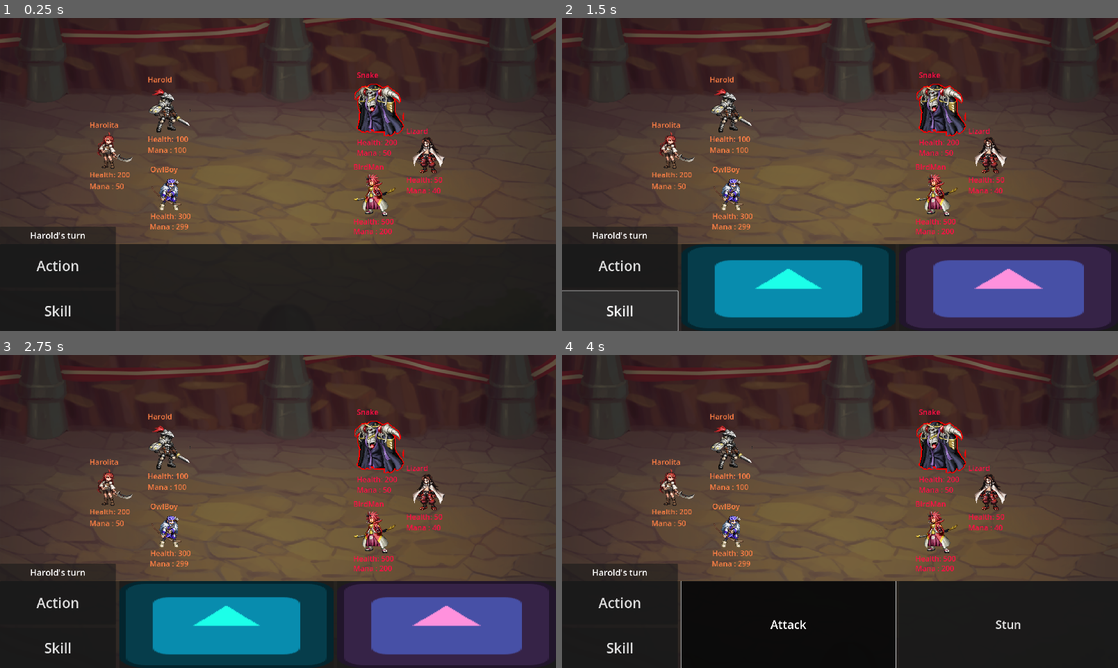
Above: before the commit, frames 1-4 (two rows, left to right).
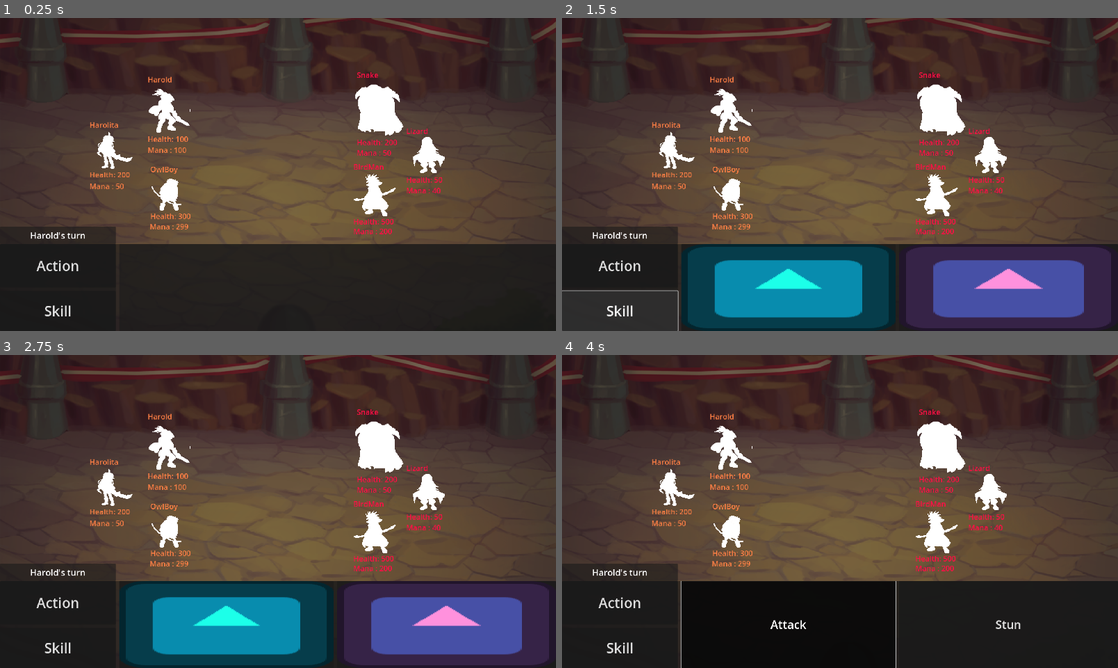
Above: after the commit, the same moments.

Repository: NxKuma/ISCS_RPG
Game: Godot game, scene res://Scene/main.tscn
The game is run twice, just before and just after one commit, with the same random seed, the same clock (stepped at 60 frames per second) and the same inputs. The engine's default icon, where the game draws it, is replaced by a stand-in: a white triangle on a blue panel in a dark square.
Inputs (mouse positions are in pixels of both pictures, inside the frame that each line leads up to):
- Up to frame 1 (0.25 s): no input
- Up to frame 2 (1.5 s): click "Action" at 0.5 s; click "Skill" at 1.25 s
- Up to frame 3 (2.75 s): click (227, 624) at 2.02 s
- Up to frame 4 (4 s): click "Action" at 2.75 s; click "Attack" at 3.5 s

The runs differ from the first frame. In frame 1, 2.8% of the frame differs, in the area x 17-80%, y 20-64%; in frame 2, 2.8%; in frame 3, 2.8%; in frame 4, 2.8%.

Commit message:
Initialize Shader Code

Diff:
--- a/iscs-rpg/Character.gd
+++ b/iscs-rpg/Character.gd
@@ -6,9 +6,41 @@
 @onready var health: Label = $Health
 @onready var mana: Label = $Mana
 
+var blink_shader:Shader = preload("res://Material/blink.gdshader")
+var dissolve_shader:Shader = preload("res://Material/disolver.tres")
+var outline_shader:Shader = preload("res://Material/outline.tres")
+var current_shader:Shader
+
+var material_checks: Array[bool] = [true, false, false]
+
+func align_material() -> void:
+	if material_checks[0]:
+		current_shader = blink_shader
+	elif material_checks[1]:
+		current_shader = dissolve_shader
+	elif material_checks[2]:
+		current_shader = outline_shader
+
+func reset_material(animation_number: int) -> void:
+	for check in material_checks:
+		check = false
+	material_checks[animation_number] = true
+	align_material()
+
+
 func _ready() -> void:
 	player_name.text = stats.entity_name
+	#if material.resource_name == "Blink":
 
 func _process(delta: float) -> void:
 	health.text = "Health: " + str(stats.health)
 	mana.text = "Mana : " + str(stats.mana)
+
+
+func _on_area_2d_mouse_entered() -> void:
+	reset_material(3)
+
+
+
+func _on_area_2d_mouse_exited() -> void:
+	pass # Replace with function body.
--- a/iscs-rpg/Material/disolver.tres
+++ b/iscs-rpg/Material/disolver.tres
@@ -43,6 +43,8 @@
 input_name = "texture"
 
 [resource]
+resource_local_to_scene = true
+resource_name = "Dissolve"
 code = "shader_type canvas_item;
 render_mode blend_mix;
 
@@ -140,7 +142,6 @@
 
 }
 "
-graph_offset = Vector2(-262.3, 42.8238)
 mode = 1
 flags/light_only = false
 nodes/fragment/0/position = Vector2(1660, 340)
--- a/iscs-rpg/Material/outline.tres
+++ b/iscs-rpg/Material/outline.tres
@@ -118,6 +118,8 @@
 operator = 2
 
 [resource]
+resource_local_to_scene = true
+resource_name = "Outline"
 code = "shader_type canvas_item;
 render_mode blend_mix;
 
@@ -287,7 +289,6 @@
 
 }
 "
-graph_offset = Vector2(-525.826, 669.503)
 mode = 1
 flags/light_only = false
 nodes/fragment/0/position = Vector2(3000, 1400)
--- a/iscs-rpg/Scene/main.tscn
+++ b/iscs-rpg/Scene/main.tscn
@@ -6,7 +6,6 @@
 [ext_resource type="Script" path="res://Script/SuperScript/Entity.gd" id="2_f8bsn"]
 [ext_resource type="Script" path="res://Script/SuperScript/Skill.gd" id="3_eqwtp"]
 [ext_resource type="Resource" uid="uid://cefbv8t5u4xp3" path="res://Resource/Enemies/Sake.tres" id="4_4f31c"]
-[ext_resource type="Shader" uid="uid://0vc5e678k4vp" path="res://Material/disolver.tres" id="4_7rxj3"]
 [ext_resource type="Texture2D" uid="uid://ral5i4uqktmw" path="res://Art/Sample/175034.png" id="5_bunn7"]
 [ext_resource type="Resource" uid="uid://b60qsglbh2rpi" path="res://Resource/Team/Team3.tres" id="7_3usfu"]
 [ext_resource type="Resource" uid="uid://dcrqn48o2sdu5" path="res://Resource/Enemies/Lizard.tres" id="7_aki4r"]
@@ -16,20 +15,8 @@
 [ext_resource type="Texture2D" uid="uid://cuf7vgrgl8sp4" path="res://Art/Sample/175193.png" id="10_o1csc"]
 [ext_resource type="Resource" uid="uid://bror33mjlctl8" path="res://Resource/Enemies/Enemy3.tres" id="10_y3g8r"]
 [ext_resource type="Texture2D" uid="uid://b0ayqa82k8emr" path="res://Art/Sample/208947.png" id="12_3hfcm"]
-[ext_resource type="Shader" uid="uid://4behqx813h4c" path="res://Material/outline.tres" id="12_rirgx"]
 [ext_resource type="Texture2D" uid="uid://dxmyq2b2eh3lh" path="res://Art/Sample/206664.png" id="14_eu3e5"]
 [ext_resource type="Texture2D" uid="uid://bwfyjh75mj4f1" path="res://Art/Sample/175276.png" id="16_tqgrn"]
-
-[sub_resource type="FastNoiseLite" id="FastNoiseLite_0rf02"]
-
-[sub_resource type="NoiseTexture2D" id="NoiseTexture2D_a7sbc"]
-noise = SubResource("FastNoiseLite_0rf02")
-
-[sub_resource type="ShaderMaterial" id="ShaderMaterial_qgx8j"]
-resource_local_to_scene = true
-shader = ExtResource("4_7rxj3")
-shader_parameter/DissolveValue = 1.0
-shader_parameter/Texture2DParameter = SubResource("NoiseTexture2D_a7sbc")
 
 [sub_resource type="AtlasTexture" id="AtlasTexture_34f8e"]
 atlas = ExtResource("5_bunn7")
@@ -61,51 +48,21 @@
 weakness = Array[int]([1])
 speed = 100
 
-[sub_resource type="ShaderMaterial" id="ShaderMaterial_7mh1s"]
-resource_local_to_scene = true
-shader = ExtResource("4_7rxj3")
-shader_parameter/DissolveValue = 1.0
-shader_parameter/Texture2DParameter = SubResource("NoiseTexture2D_a7sbc")
-
 [sub_resource type="AtlasTexture" id="AtlasTexture_eh0a2"]
 atlas = ExtResource("8_t0par")
 region = Rect2(874, 461, 64, 65)
 
-[sub_resource type="ShaderMaterial" id="ShaderMaterial_mbdo3"]
-resource_local_to_scene = true
-shader = ExtResource("4_7rxj3")
-shader_parameter/DissolveValue = 1.0
-shader_parameter/Texture2DParameter = SubResource("NoiseTexture2D_a7sbc")
-
 [sub_resource type="AtlasTexture" id="AtlasTexture_pfnha"]
 atlas = ExtResource("10_o1csc")
 region = Rect2(1648, 78, 54, 65)
 
-[sub_resource type="ShaderMaterial" id="ShaderMaterial_xx68m"]
-resource_local_to_scene = true
-shader = ExtResource("12_rirgx")
-shader_parameter/ColorParameter = Color(1, 0, 0, 1)
-shader_parameter/Width = 2.0
-
 [sub_resource type="AtlasTexture" id="AtlasTexture_nr0p3"]
 atlas = ExtResource("12_3hfcm")
 region = Rect2(1339, 432, 85, 91)
 
-[sub_resource type="ShaderMaterial" id="ShaderMaterial_67xsb"]
-resource_local_to_scene = true
-shader = ExtResource("4_7rxj3")
-shader_parameter/DissolveValue = 1.0
-shader_parameter/Texture2DParameter = SubResource("NoiseTexture2D_a7sbc")
-
 [sub_resource type="AtlasTexture" id="AtlasTexture_jwjgw"]
 atlas = ExtResource("14_eu3e5")
 region = Rect2(979, 530, 57, 64)
-
-[sub_resource type="ShaderMaterial" id="ShaderMaterial_ggcwe"]
-resource_local_to_scene = true
-shader = ExtResource("4_7rxj3")
-shader_parameter/DissolveValue = 1.0
-shader_parameter/Texture2DParameter = SubResource("NoiseTexture2D_a7sbc")
 
 [sub_resource type="AtlasTexture" id="AtlasTexture_ocbgp"]
 atlas = ExtResource("16_tqgrn")
@@ -121,12 +78,11 @@
 centered = false
 
 [node name="Player" parent="." instance=ExtResource("1_uhqgt")]
-material = SubResource("ShaderMaterial_qgx8j")
 position = Vector2(580, 319)
 scale = Vector2(2, 2)
 texture = SubResource("AtlasTexture_34f8e")
 flip_h = true
-stats = SubResource("Resource_qbjo4")
+stats = SubResource("Resource_j5tvv")
 
 [node name="Name" parent="Player" index="0"]
 offset_left = -35.5
@@ -150,7 +106,6 @@
 scale = Vector2(0.8, 0.8)
 
 [node name="Player2" parent="." instance=ExtResource("1_uhqgt")]
-material = SubResource("ShaderMaterial_7mh1s")
 position = Vector2(395, 456)
 scale = Vector2(2, 2)
 texture = SubResource("AtlasTexture_eh0a2")
@@ -177,7 +132,6 @@
 scale = Vector2(0.8, 0.8)
 
 [node name="Player3" parent="." instance=ExtResource("1_uhqgt")]
-material = SubResource("ShaderMaterial_mbdo3")
 position = Vector2(573, 599)
 scale = Vector2(2, 2)
 texture = SubResource("AtlasTexture_pfnha")
@@ -207,7 +161,6 @@
 
 [node name="Enemy" parent="." instance=ExtResource("1_uhqgt")]
 modulate = Color(1, 0.0588235, 0.270588, 1)
-material = SubResource("ShaderMaterial_xx68m")
 position = Vector2(1310, 318)
 scale = Vector2(2, 2)
 texture = SubResource("AtlasTexture_nr0p3")
@@ -236,7 +189,6 @@
 
 [node name="Enemy2" parent="." instance=ExtResource("1_uhqgt")]
 modulate = Color(1, 0.0588235, 0.270588, 1)
-material = SubResource("ShaderMaterial_67xsb")
 position = Vector2(1481, 471)
 scale = Vector2(2, 2)
 texture = SubResource("AtlasTexture_jwjgw")
@@ -265,7 +217,6 @@
 
 [node name="Enemy3" parent="." instance=ExtResource("1_uhqgt")]
 modulate = Color(1, 0.0588235, 0.270588, 1)
-material = SubResource("ShaderMaterial_ggcwe")
 position = Vector2(1294, 609)
 scale = Vector2(2, 2)
 texture = SubResource("AtlasTexture_ocbgp")
--- a/iscs-rpg/Scene/player.tscn
+++ b/iscs-rpg/Scene/player.tscn
@@ -1,14 +1,71 @@
-[gd_scene load_steps=5 format=3 uid="uid://86obwfisw11y"]
+[gd_scene load_steps=10 format=3 uid="uid://86obwfisw11y"]
 
-[ext_resource type="Shader" uid="uid://4behqx813h4c" path="res://Material/outline.tres" id="1_0nklb"]
+[ext_resource type="Shader" path="res://Material/blink.gdshader" id="1_contw"]
 [ext_resource type="Texture2D" uid="uid://eqne8hr4yyg0" path="res://icon.svg" id="1_dfo4x"]
 [ext_resource type="Script" path="res://Character.gd" id="2_bagit"]
 
 [sub_resource type="ShaderMaterial" id="ShaderMaterial_5v06v"]
 resource_local_to_scene = true
-shader = ExtResource("1_0nklb")
-shader_parameter/ColorParameter = Color(1, 0, 0, 1)
-shader_parameter/Width = 5.0
+shader = ExtResource("1_contw")
+shader_parameter/blink_color = Color(1, 1, 1, 1)
+shader_parameter/blink_intensity = 1.0
+
+[sub_resource type="RectangleShape2D" id="RectangleShape2D_yju2u"]
+
+[sub_resource type="Animation" id="Animation_3kaoy"]
+resource_name = "Blink"
+length = 0.2
+step = 0.1
+tracks/0/type = "value"
+tracks/0/imported = false
+tracks/0/enabled = true
+tracks/0/path = NodePath(".:material")
+tracks/0/interp = 1
+tracks/0/loop_wrap = true
+tracks/0/keys = {
+"times": PackedFloat32Array(0, 0.2),
+"transitions": PackedFloat32Array(1, 1),
+"update": 1,
+"values": [SubResource("ShaderMaterial_5v06v"), SubResource("ShaderMaterial_5v06v")]
+}
+
+[sub_resource type="Animation" id="Animation_m8b04"]
+length = 0.001
+tracks/0/type = "value"
+tracks/0/imported = false
+tracks/0/enabled = true
+tracks/0/path = NodePath(".:material")
+tracks/0/interp = 1
+tracks/0/loop_wrap = true
+tracks/0/keys = {
+"times": PackedFloat32Array(0),
+"transitions": PackedFloat32Array(1),
+"update": 1,
+"values": [SubResource("ShaderMaterial_5v06v")]
+}
+
+[sub_resource type="Animation" id="Animation_df26b"]
+resource_name = "Disolve"
+step = 0.1
+tracks/0/type = "value"
+tracks/0/imported = false
+tracks/0/enabled = true
+tracks/0/path = NodePath(".:material")
+tracks/0/interp = 1
+tracks/0/loop_wrap = true
+tracks/0/keys = {
+"times": PackedFloat32Array(0, 0.0001, 0.3),
+"transitions": PackedFloat32Array(1, 1, 1),
+"update": 1,
+"values": [SubResource("ShaderMaterial_5v06v"), SubResource("ShaderMaterial_5v06v"), SubResource("ShaderMaterial_5v06v")]
+}
+
+[sub_resource type="AnimationLibrary" id="AnimationLibrary_t5cmg"]
+_data = {
+"Blink": SubResource("Animation_3kaoy"),
+"Disolve": SubResource("Animation_df26b"),
+"RESET": SubResource("Animation_m8b04")
+}
 
 [node name="Player" type="Sprite2D"]
 modulate = Color(1, 0.501167, 0.27, 1)
@@ -38,3 +95,17 @@
 offset_bottom = 120.0
 text = "Mana: 00
 "
+
+[node name="Area2D" type="Area2D" parent="."]
+
+[node name="CollisionShape2D" type="CollisionShape2D" parent="Area2D"]
+scale = Vector2(6.39305, 6.39305)
+shape = SubResource("RectangleShape2D_yju2u")
+
+[node name="AnimationPlayer" type="AnimationPlayer" parent="."]
+libraries = {
+"": SubResource("AnimationLibrary_t5cmg")
+}
+
+[connection signal="mouse_entered" from="Area2D" to="." method="_on_area_2d_mouse_entered"]
+[connection signal="mouse_exited" from="Area2D" to="." method="_on_area_2d_mouse_exited"]
--- a/iscs-rpg/Scene/ui.tscn
+++ b/iscs-rpg/Scene/ui.tscn
@@ -71,7 +71,6 @@
 layout_mode = 2
 
 [node name="ActionPanel" type="HSplitContainer" parent="BottomContainer/HSplitter/RSelection"]
-visible = false
 layout_mode = 1
 anchors_preset = 15
 anchor_right = 1.0
Not shown: 2 places in iscs-rpg/Scene/main.tscn that only renumber resources
